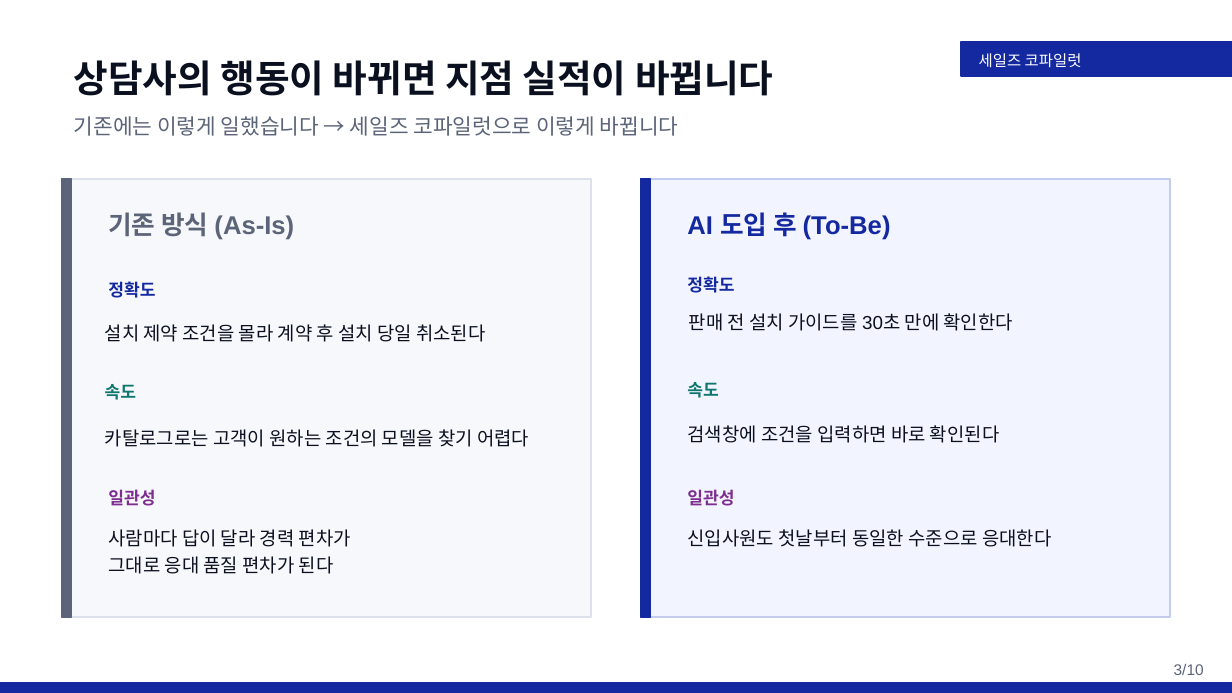
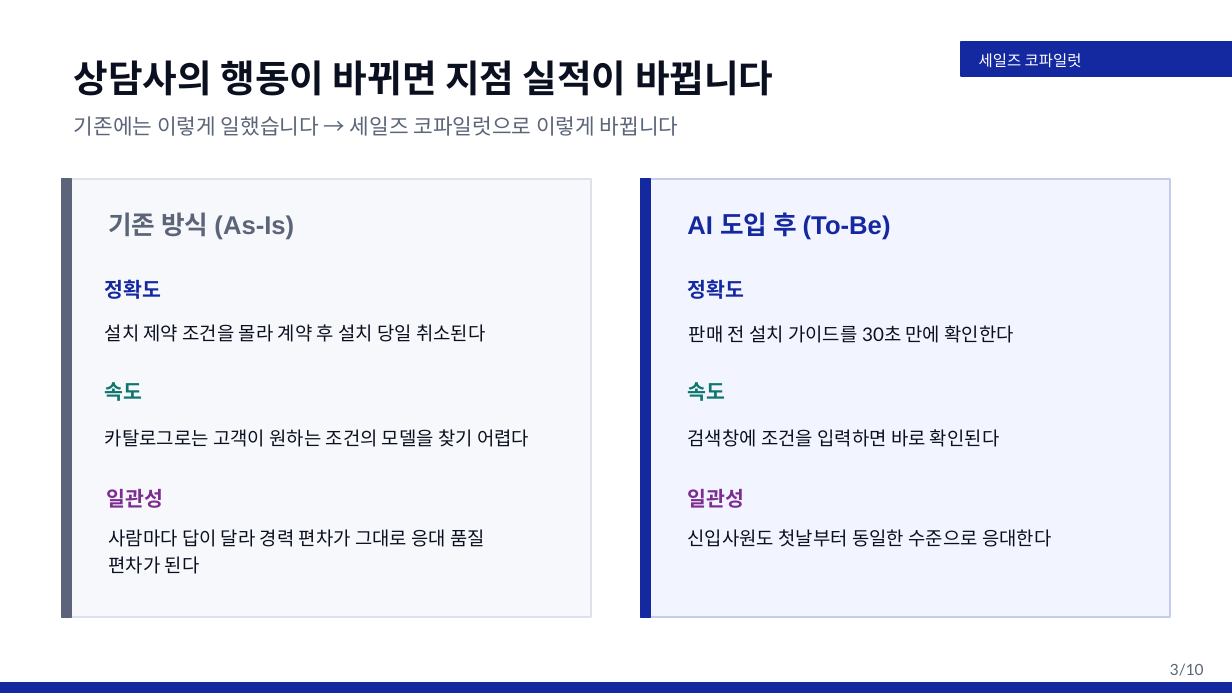
Before and after one commit to rhrjsgks-jarvis/gyeongwon-ax-hub, a slide deck: slide 3 of 발표자료/세일즈코파일럿_5분발표_웹툰없음(삼성폰트적용).pptx. Drawn at 1232x693 pixels with LibreOffice and Linux fonts; fonts in the diff are those of the drawing. Boxes give left, top, right and bottom in pixels: in the first picture for what was removed or moved away, otherwise in the second. Text is boxed around its words. In the diff, an @@ line names an element or a change of style, - is before the commit and + after.

```diff
--- a/발표자료/세일즈코파일럿_5분발표_웹툰없음(삼성폰트적용).pptx
+++ b/발표자료/세일즈코파일럿_5분발표_웹툰없음(삼성폰트적용).pptx
@@ size 10 to 12 pt in 6 elements at [105, 382, 143, 401], [687, 382, 725, 401], [687, 489, 744, 508], [107, 489, 164, 508], [105, 279, 162, 299], [687, 279, 744, 299] @@
@@ font Arial to Lato in 5 elements at [105, 429, 529, 447], [105, 324, 485, 342], [1170, 663, 1204, 676], [687, 429, 999, 447], [689, 325, 1014, 343] @@
@@ text "판매 전 설치 가이드를 30초 ...": place and size @@
-text "판매 전 설치 가이드를 30초 ..." at [689, 313, 1013, 331]
+text "판매 전 설치 가이드를 30초 ..." at [689, 325, 1014, 343]
@@ text at [108, 529, 485, 574]: text changed; font Arial to Lato @@
-사람마다 답이 달라 경력 편차가
-그대로 응대 품질 편차가 된다
+사람마다 답이 달라 경력 편차가 그대로 응대 품질 편차가 된다
```
Also in this commit, not shown: 9 other slides changed, 5 other files.
